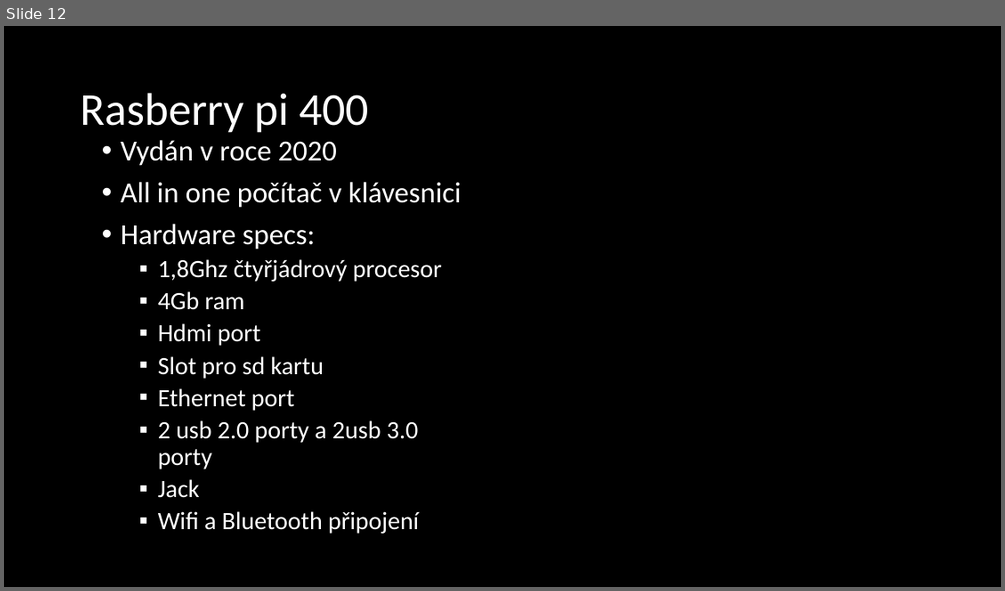
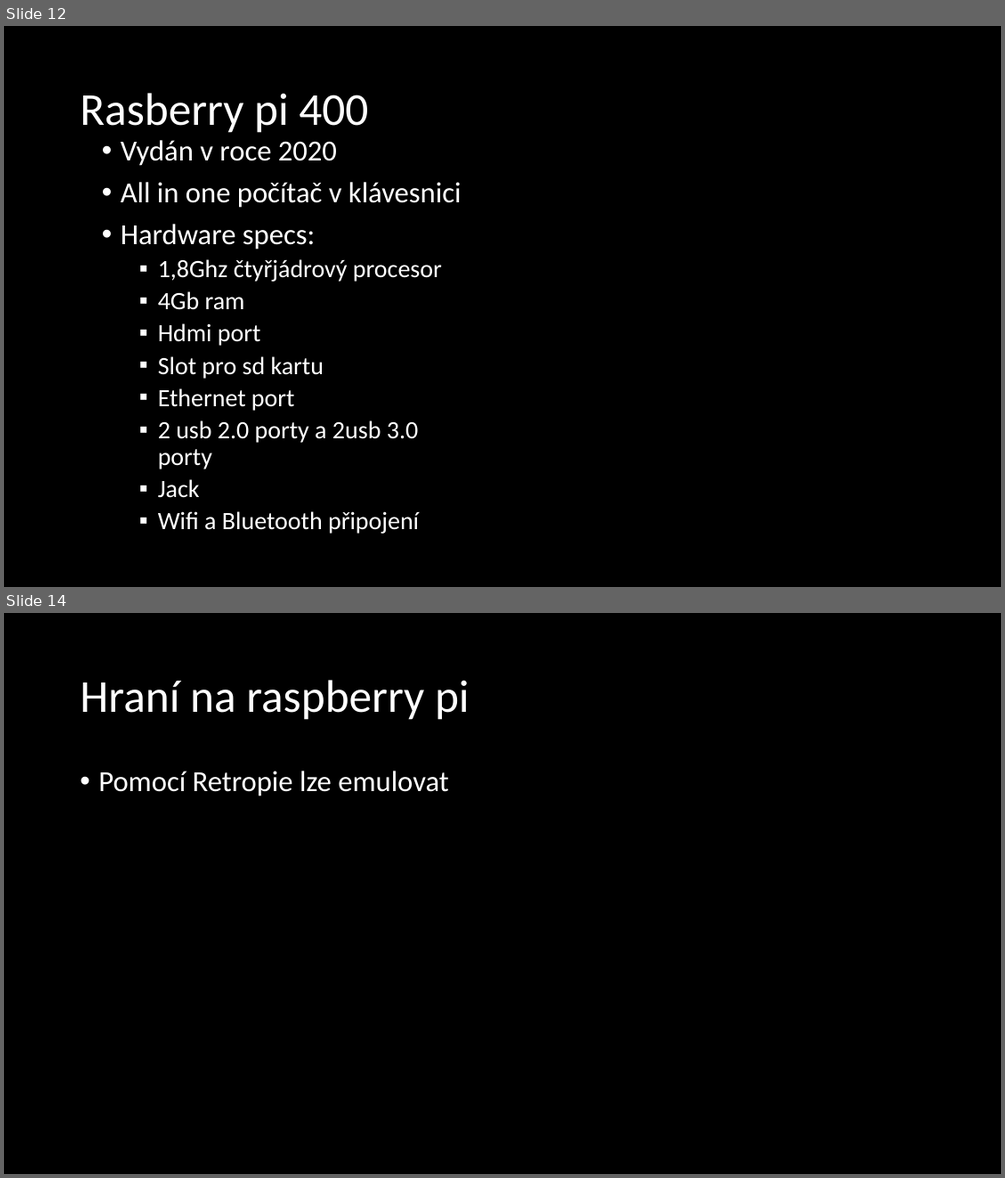
Before and after one commit to rfc79/Prezentace, a slide deck: formánek.ppsx. Shown one above the other, each under a label of ours: slide 12 before the commit, slides 12 and 14 after it; the slides between them are not shown. The pictures are 1005x591 and 1005x1178 pixels, drawn with LibreOffice and Linux fonts; fonts in the diff are those of the drawing. Boxes give left, top, right and bottom in pixels: in the first picture for what was removed or moved away, otherwise in the second. Text is boxed around its words. In the diff, an @@ line names an element or a change of style, - is before the commit and + after.

```diff
--- a/formánek.ppsx
+++ b/formánek.ppsx
@@ slide 14 added at (4, 613, 1001, 1174), background #000000 @@
@@ title added at (80, 680, 469, 720), 44 pt, text #FFFFFF @@
+Hraní na raspberry pi
@@ text added at (98, 771, 448, 796), 28 pt, text #FFFFFF @@
+• Pomocí Retropie lze emulovat
```
Also in this commit, not shown: 3 slides changed, 4 other slides added, 1 slide removed, 1 other file.
